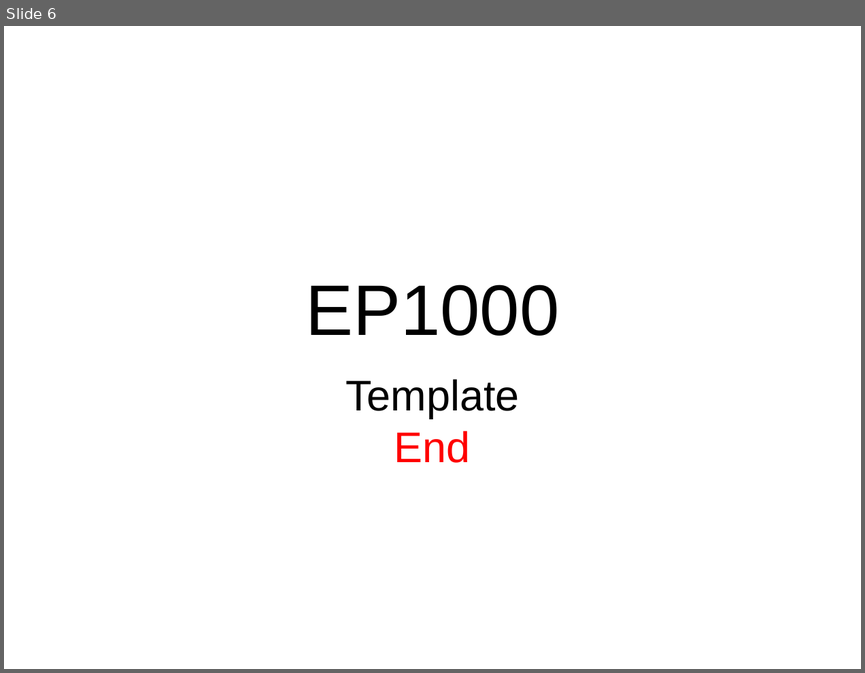
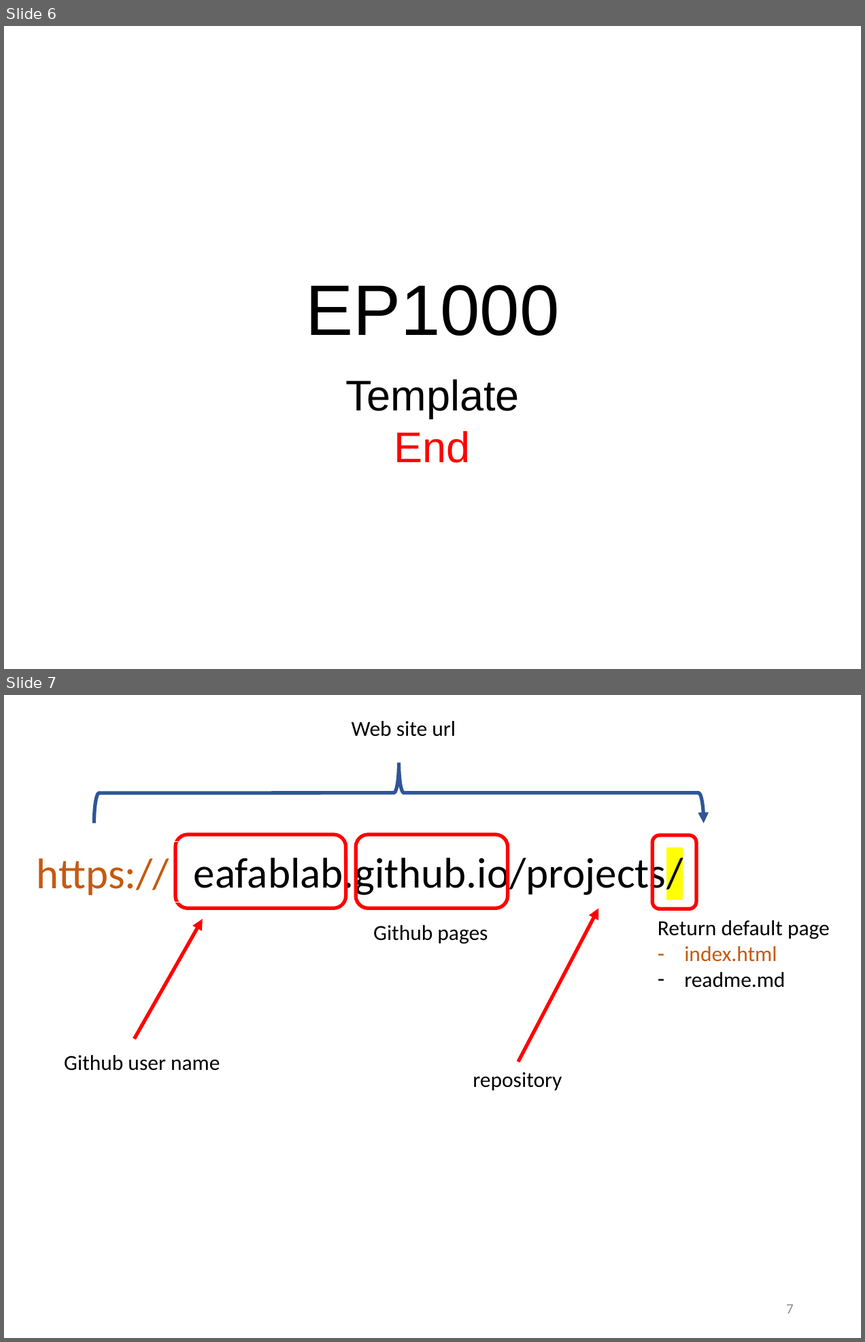
Before and after one commit to skeatz/ep1000digfab, a slide deck: reviews/2022-05-02.pptx. Shown one above the other, each under a label of ours: slide 6 before the commit, slides 6 and 7 after it. The pictures are 865x673 and 865x1342 pixels, drawn with LibreOffice and Linux fonts; fonts in the diff are those of the drawing; background and template pictures are left out. Boxes give left, top, right and bottom in pixels: in the first picture for what was removed or moved away, otherwise in the second. Text is boxed around its words. In the diff, an @@ line names an element or a change of style, - is before the commit and + after.

```diff
--- a/reviews/2022-05-02.pptx
+++ b/reviews/2022-05-02.pptx
@@ slide 7 added at box(4, 695, 861, 1338), background #FFFFFF @@
@@ text added at box(351, 721, 456, 736), 18 pt, text #000000 @@
+Web site url
@@ left brace added at box(94, 763, 703, 824), outline #2F5597 3 pt @@
@@ rounded rectangle added at box(175, 834, 346, 909), outline #FF0000 3 pt @@
@@ rounded rectangle added at box(356, 834, 507, 909), outline #FF0000 3 pt @@
@@ rounded rectangle added at box(653, 836, 696, 909), outline #FF0000 3 pt @@
@@ rectangle added at box(28, 841, 181, 902), outline #FFFFFF 0.75 pt, 36 pt, text #C55A11 @@
+https://
@@ text added at box(194, 852, 683, 898), 36 pt, text #000000 @@
+eafablab.github.io/projects/
@@ arrow added from (135, 1038) to (203, 919), #FF0000 3 pt @@
@@ arrow added from (518, 1062) to (598, 909), #FF0000 3 pt @@
@@ text added at box(373, 925, 487, 944), 18 pt, text #000000 @@
+Github pages
@@ text added at box(657, 920, 830, 987), 18 pt, text #000000 @@
+Return default page
+– index.html
+– readme.md
@@ text added at box(64, 1055, 220, 1070), 18 pt, text #000000 @@
+Github user name
@@ text added at box(473, 1072, 562, 1090), 18 pt, text #000000 @@
+repository
@@ page number added at box(786, 1304, 793, 1313), 12 pt, text #8C8C8C @@
+7
```
Also in this commit, not shown: 2 slides changed, 1 other file.
